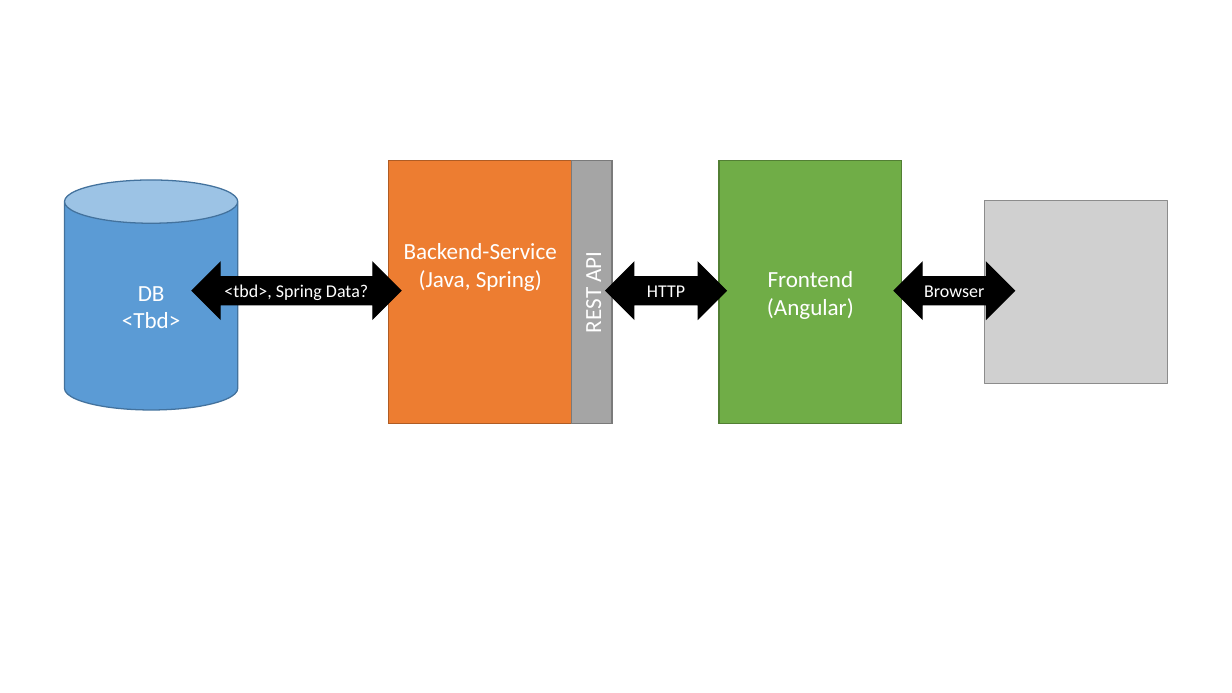
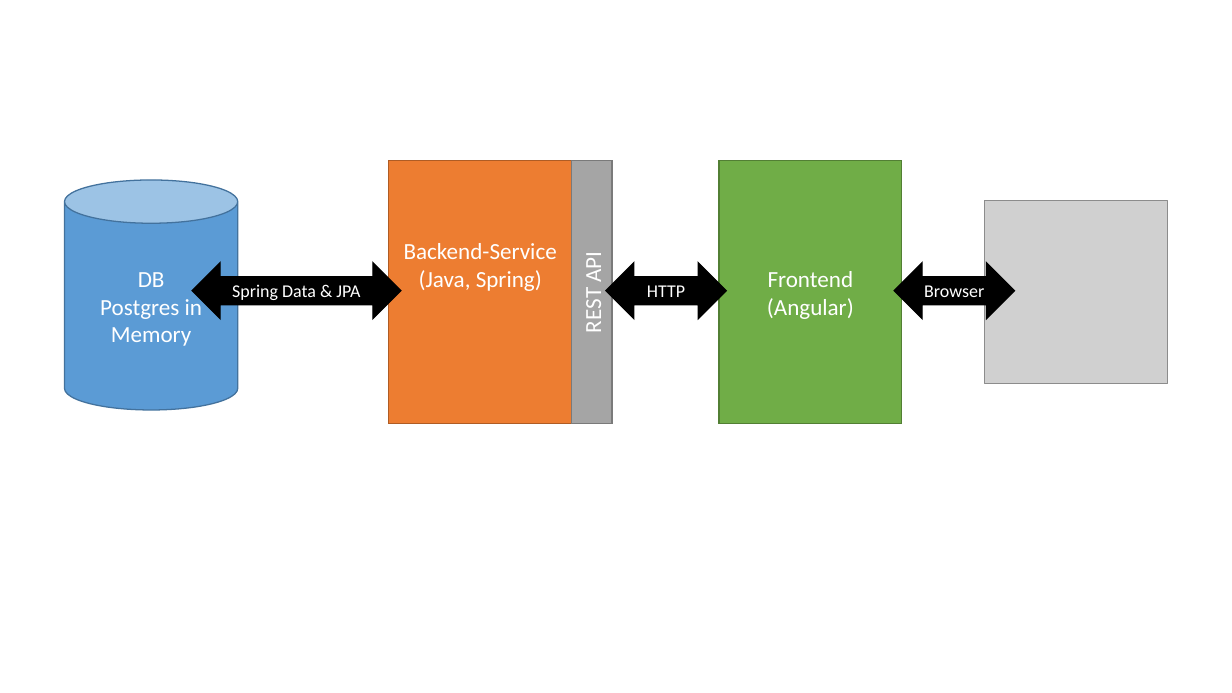
Before and after one commit to Florian81/application-se-exercise, a slide deck: slide 2 of doc/Visuals.pptx. Drawn at 1232x693 pixels with LibreOffice and Linux fonts; fonts in the diff are those of the drawing; grey boxes stand for pictures. Boxes give left, top, right and bottom in pixels: in the first picture for what was removed or moved away, otherwise in the second. Text is boxed around its words. In the diff, an @@ line names an element or a change of style, - is before the commit and + after.

```diff
--- a/doc/Visuals.pptx
+++ b/doc/Visuals.pptx
@@ text in cylinder at (100, 295, 202, 346): text changed @@
-<Tbd>
+Postgres in Memory
@@ text in left right arrow at (232, 284, 360, 300): text changed @@
-<tbd>, Spring Data?
+Spring Data & JPA
```
Also in this commit, not shown: 13 other files.
